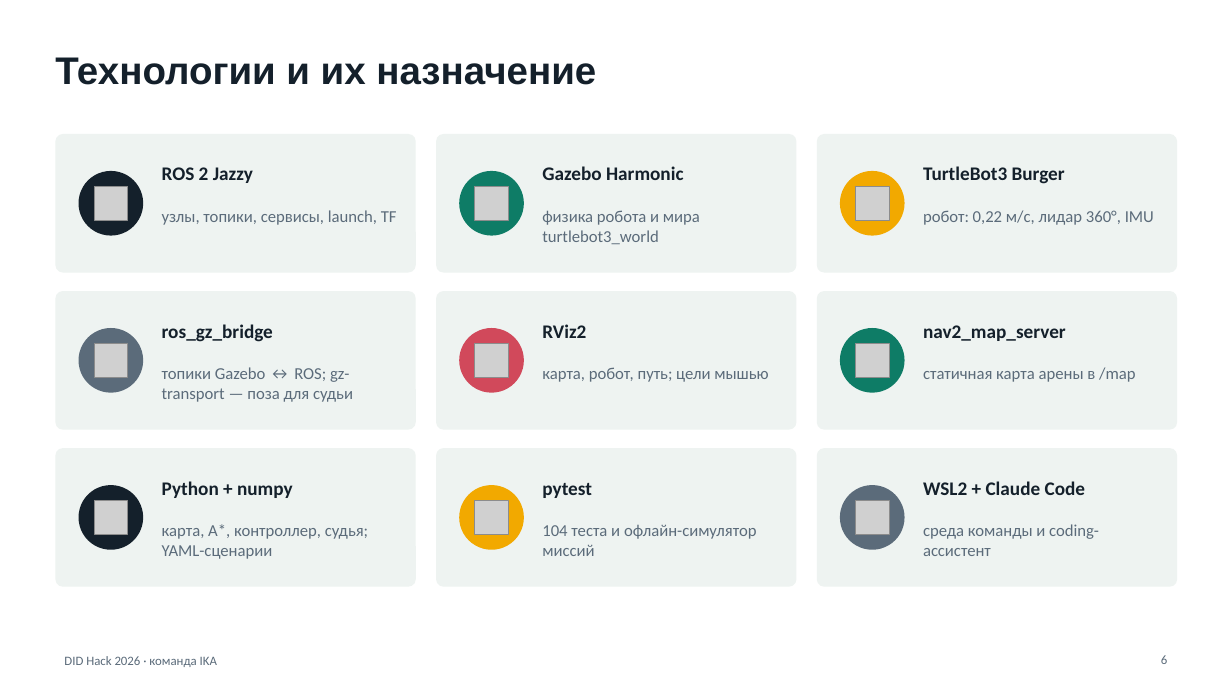
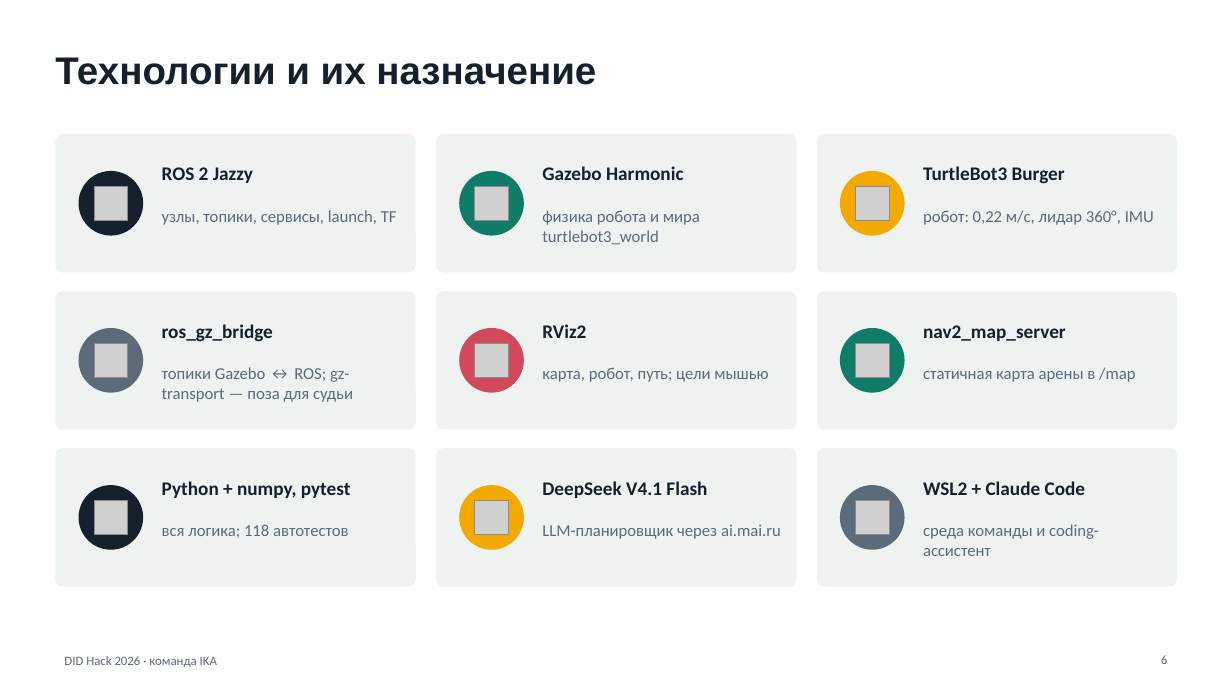
Before and after one commit to TwoToTango123/innopolis-agent-turtle, a slide deck: slide 6 of docs/DID_Hack_IKA_Защита_прототипа.pptx. Drawn at 1232x693 pixels with LibreOffice and Linux fonts; fonts in the diff are those of the drawing; grey boxes stand for pictures. Boxes give left, top, right and bottom in pixels: in the first picture for what was removed or moved away, otherwise in the second. Text is boxed around its words. In the diff, an @@ line names an element or a change of style, - is before the commit and + after.

```diff
--- a/docs/DID_Hack_IKA_Защита_прототипа.pptx
+++ b/docs/DID_Hack_IKA_Защита_прототипа.pptx
@@ text at box(162, 481, 351, 498): text changed @@
-Python + numpy
+Python + numpy, pytest
@@ text at box(542, 481, 707, 498): text changed @@
-pytest
+DeepSeek V4.1 Flash
@@ text at box(162, 524, 349, 538): text changed @@
-карта, A*, контроллер, судья; YAML-сценарии
+вся логика; 118 автотестов
@@ text at box(542, 524, 781, 539): text changed @@
-104 теста и офлайн-симулятор миссий
+LLM-планировщик через ai.mai.ru
```
Also in this commit, not shown: 8 other slides changed, 2 slides added.
